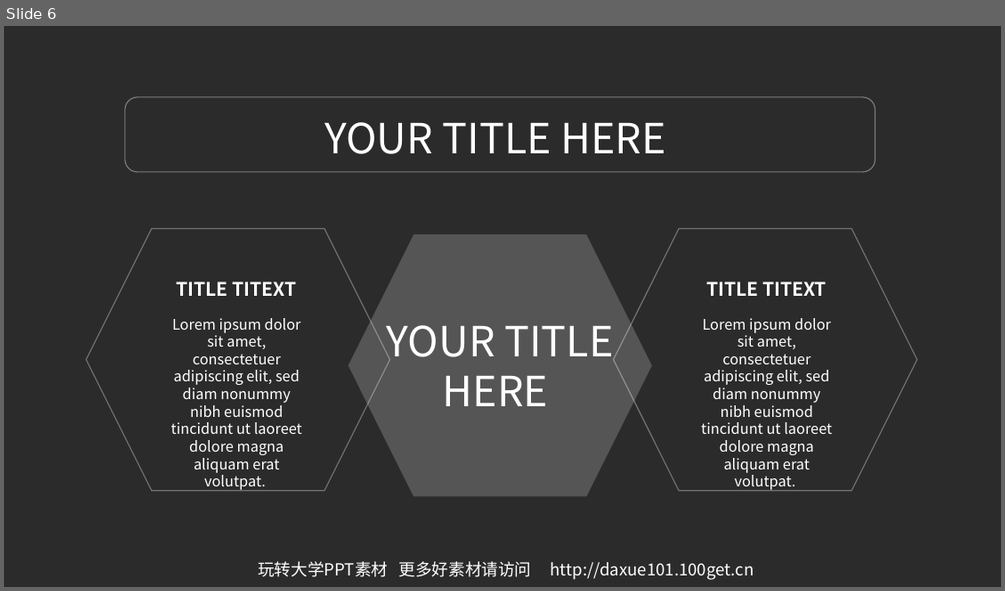
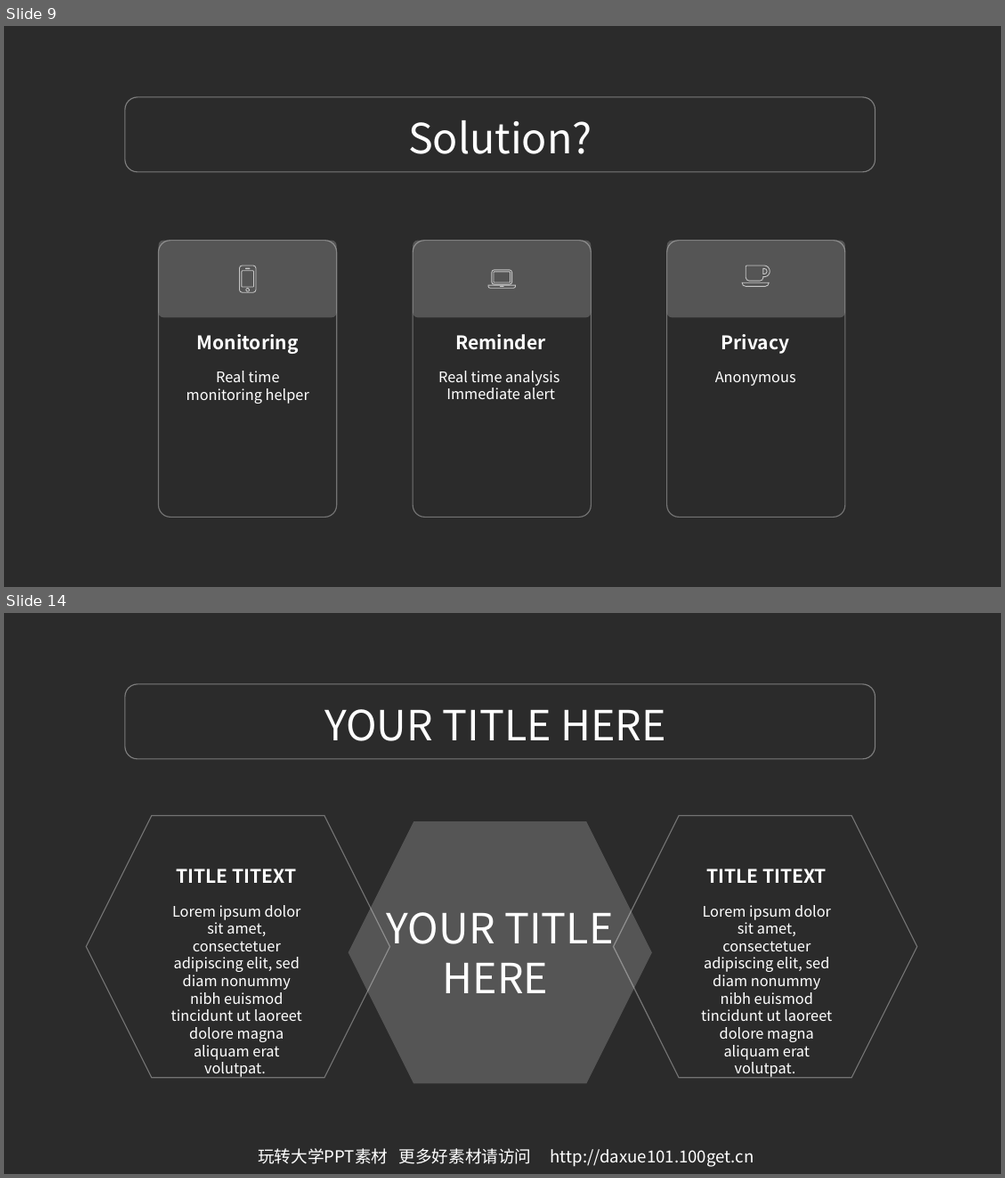
Before and after one commit to JengTallis/ECJam-1, a slide deck: 03.玩转大学PPT高档模板-IOS风格简约蓝ppt模板.ppt. Shown one above the other, each under a label of ours: slide 6 before the commit, slides 9 and 14 after it; the slides between them are not shown. The pictures are 1005x591 and 1005x1178 pixels, drawn with LibreOffice and Linux fonts; fonts in the diff are those of the drawing; background and template pictures are left out; a plain dark background stands for a picture behind light text. Boxes give left, top, right and bottom in pixels: in the first picture for what was removed or moved away, otherwise in the second. Text is boxed around its words. In the diff, an @@ line names an element or a change of style, - is before the commit and + after.

```diff
--- a/03.玩转大学PPT高档模板-IOS风格简约蓝ppt模板.ppt
+++ b/03.玩转大学PPT高档模板-IOS风格简约蓝ppt模板.ppt
@@ slide 9 added at bbox=[4, 26, 1001, 587], background picture (left out) @@
@@ rounded rectangle added at bbox=[125, 97, 874, 172], outline #FFFFFF 0.99 pt @@
@@ text added at bbox=[408, 120, 591, 154], 40 pt, text #FFFFFF @@
+Solution?
@@ freeform shape added at bbox=[159, 240, 337, 516], outline #FFFFFF 0.99 pt @@
@@ rounded rectangle added at bbox=[159, 240, 337, 317], fill #FFFFFF at 20% opacity @@
@@ freeform shape added at bbox=[239, 265, 256, 292], outline #FFFFFF 0.74 pt @@
@@ freeform shape added at bbox=[413, 240, 591, 516], outline #FFFFFF 0.99 pt @@
@@ rounded rectangle added at bbox=[413, 240, 591, 317], fill #FFFFFF at 20% opacity @@
@@ freeform shape added at bbox=[667, 240, 845, 516], outline #FFFFFF 0.99 pt @@
@@ rounded rectangle added at bbox=[667, 240, 845, 317], fill #FFFFFF at 20% opacity @@
@@ freeform shape added at bbox=[742, 265, 769, 286], outline #FFFFFF 0.74 pt @@
@@ freeform shape added at bbox=[488, 270, 515, 288], outline #FFFFFF 0.74 pt @@
@@ text added at bbox=[197, 334, 299, 354], 18 pt, text #FFFFFF, bold @@
+Monitoring
@@ text added at bbox=[456, 334, 546, 350], 18 pt, text #FFFFFF, bold @@
+Reminder
@@ text added at bbox=[721, 334, 790, 354], 18 pt, text #FFFFFF, bold @@
+Privacy
@@ text added at bbox=[186, 370, 309, 403], 14 pt, text #FFFFFF @@
+Real time monitoring helper
@@ text added at bbox=[438, 370, 559, 399], 14 pt, text #FFFFFF @@
+Real time analysis
+Immediate alert
@@ text added at bbox=[715, 371, 796, 386], 14 pt, text #FFFFFF @@
+Anonymous
@@ what was slide 6 is now slide 14 @@
```
Also in this commit, not shown: 5 slides changed, 12 other slides added, 4 slides removed, 1 other file.
